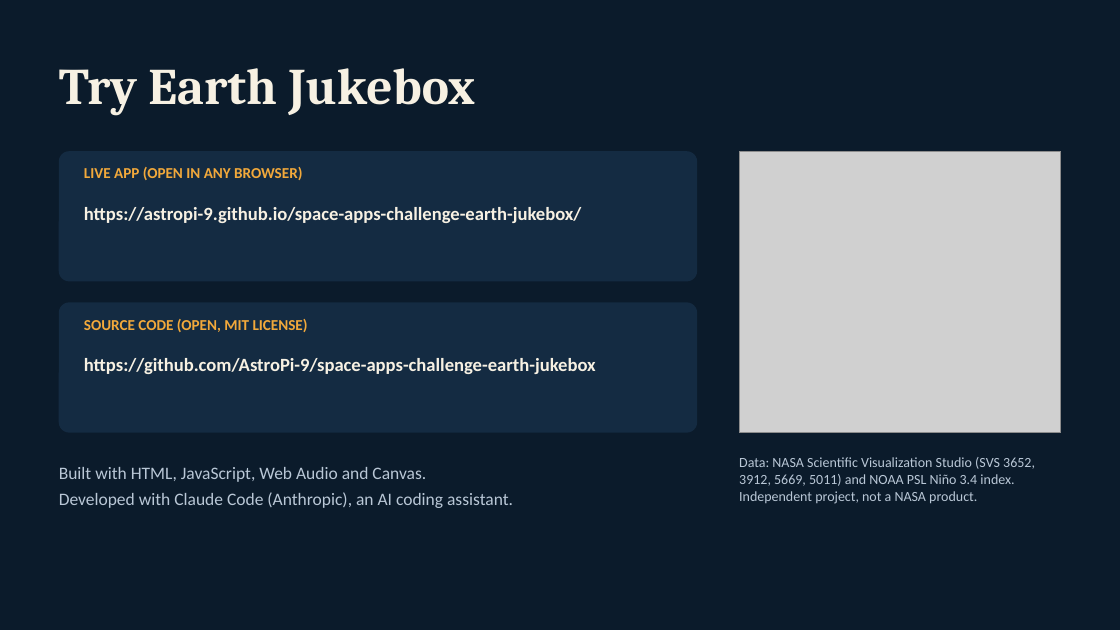
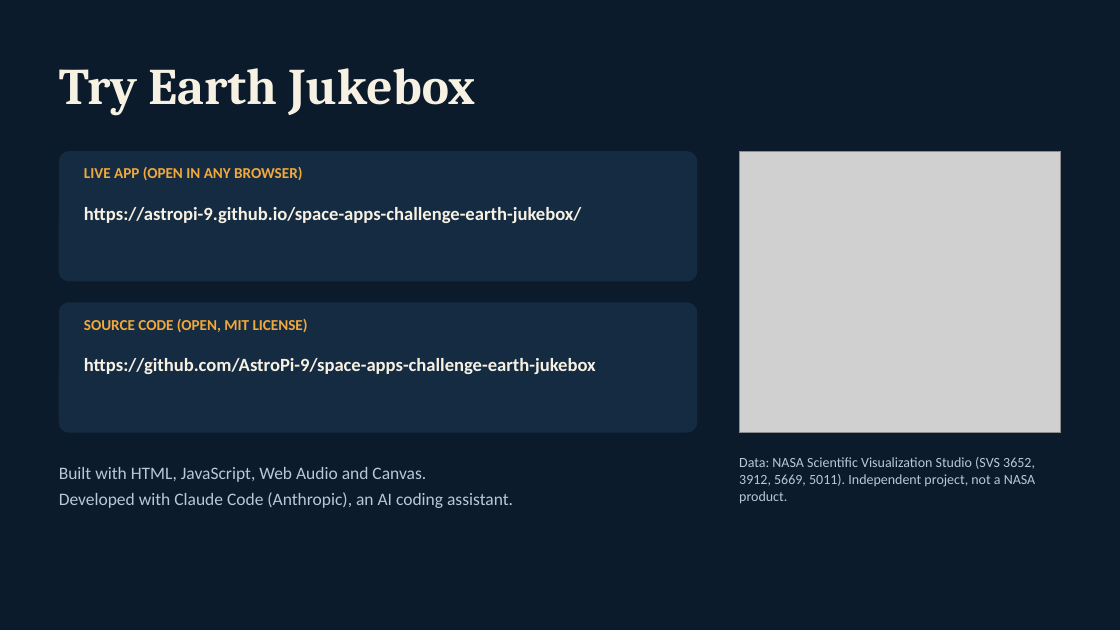
Before and after one commit to AstroPi-9/space-apps-challenge-earth-jukebox, a slide deck: slide 7 of Earth-Jukebox-demo-slides.pptx. Drawn at 1120x630 pixels with LibreOffice and Linux fonts; fonts in the diff are those of the drawing; grey boxes stand for pictures. Boxes give left, top, right and bottom in pixels: in the first picture for what was removed or moved away, otherwise in the second. Text is boxed around its words. In the diff, an @@ line names an element or a change of style, - is before the commit and + after.

```diff
--- a/Earth-Jukebox-demo-slides.pptx
+++ b/Earth-Jukebox-demo-slides.pptx
@@ text at (x1=739, y1=457, x2=1036, y2=504): text changed @@
-Data: NASA Scientific Visualization Studio (SVS 3652, 3912, 5669, 5011) and NOAA PSL Niño 3.4 index. Independent project, not a NASA product.
+Data: NASA Scientific Visualization Studio (SVS 3652, 3912, 5669, 5011). Independent project, not a NASA product.
```
Also in this commit, not shown: 1 other slide changed, 1 slide added, 1 slide removed, 1 other file.
